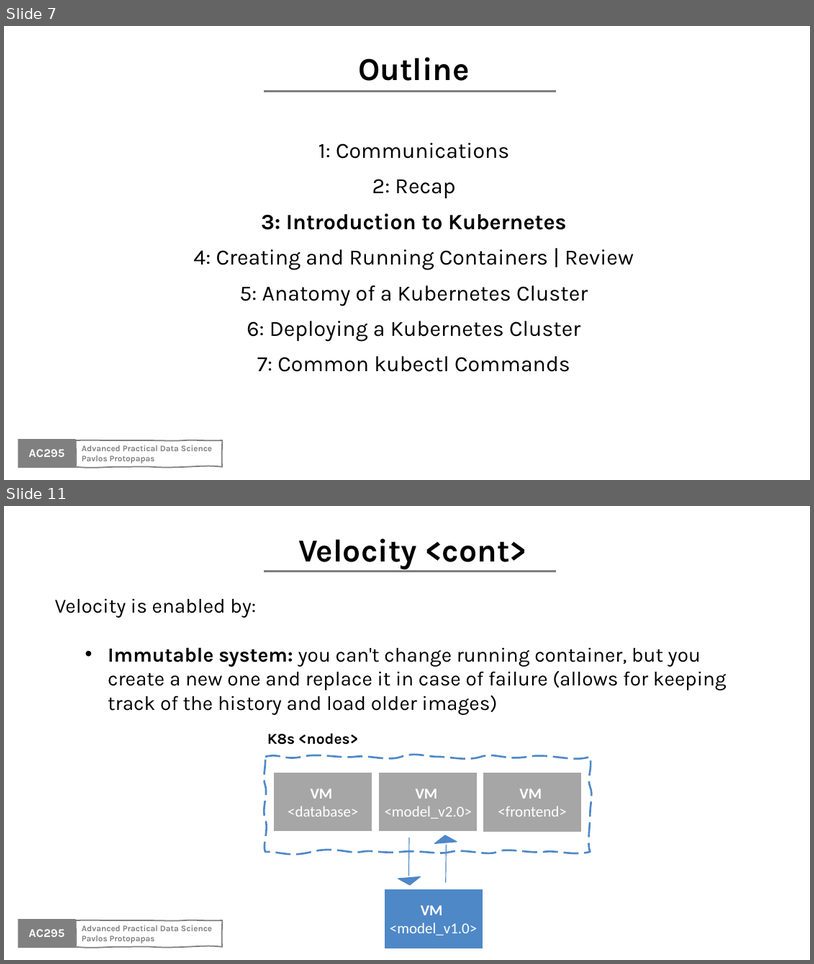
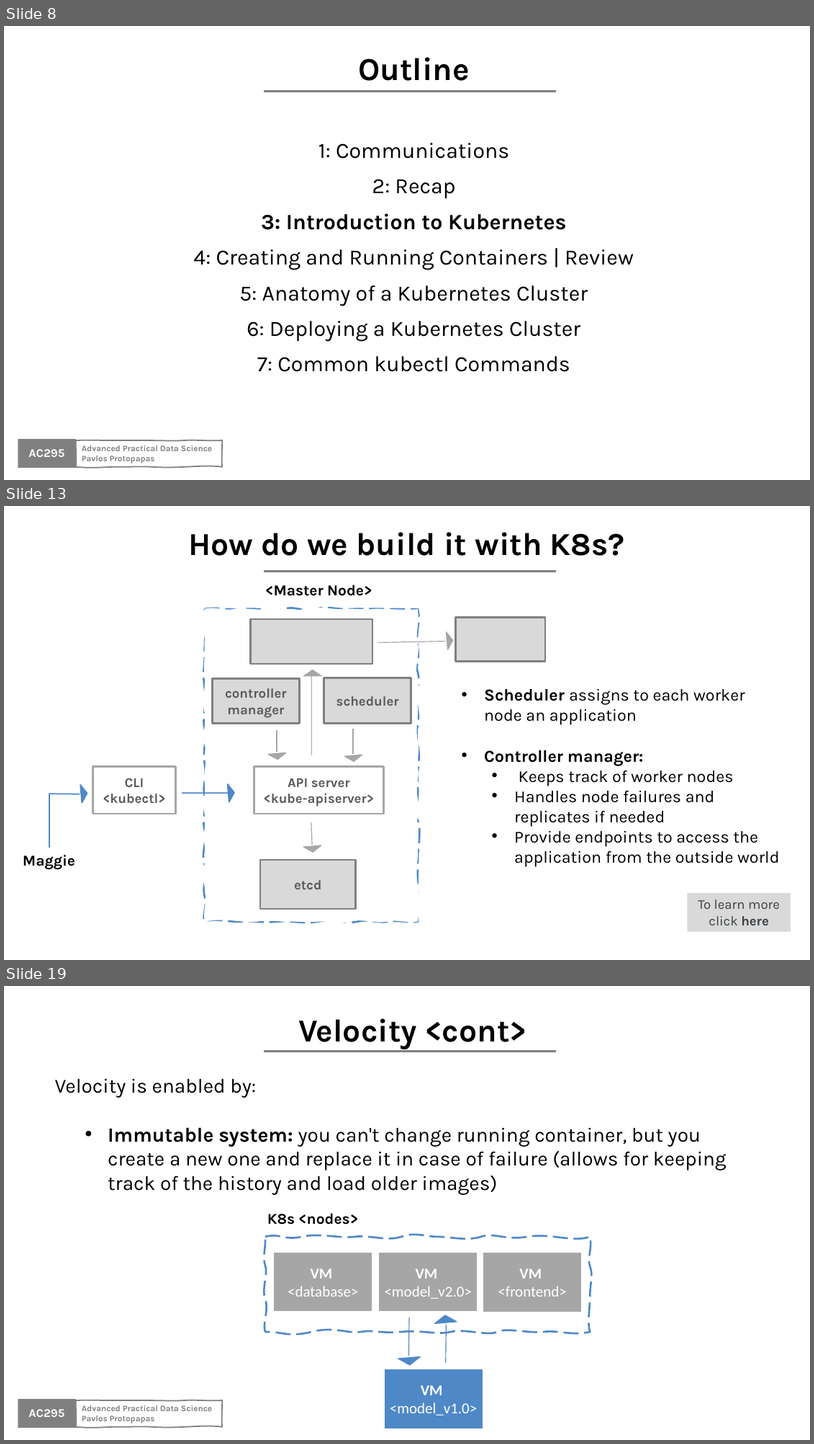
Before and after one commit to Harvard-IACS/2020F-AC295, a slide deck: content/lectures/lecture3/presentation/lecture3.pptx. Shown one above the other, each under a label of ours: slides 7 and 11 before the commit, slides 8, 13 and 19 after it; the slides between them are not shown. The pictures are 814x964 and 814x1444 pixels, drawn with LibreOffice and Linux fonts; fonts in the diff are those of the drawing; background and template pictures are left out. Boxes give left, top, right and bottom in pixels: in the first picture for what was removed or moved away, otherwise in the second. Text is boxed around its words. In the diff, an @@ line names an element or a change of style, - is before the commit and + after.

```diff
--- a/content/lectures/lecture3/presentation/lecture3.pptx
+++ b/content/lectures/lecture3/presentation/lecture3.pptx
@@ slide 13 added at (4,506,810,960), background #FFFFFF; not listed: 1 template element that a slide beside it also shows @@
@@ title added at (189,532,625,556), 38 pt, text #000000, bold @@
+How do we build it with K8s?
@@ group added at (205,584,546,921): 6 rectangles, 5 triangles, 5 lines, 1 freeform shape, 1 text @@
+API server
+<kube-apiserver>
+etcd
+controller manager
+scheduler
+<Master Node>
@@ text added at (484,689,780,866), 20 pt, text #000000 @@
+  • Scheduler assigns to each worker node an application
+  • Controller manager:
+    • Keeps track of worker nodes
+    • Handles node failures and replicates if needed
+    • Provide endpoints to access the application from the outside world
@@ group added at (23,766,235,870): 3 lines, 2 triangles, 1 rectangle, 1 text @@
+CLI
+<kubectl>
+Maggie
@@ rectangle added at (687,893,791,932), fill #D9D9D9, 16 pt, text #3A4044 @@
+To learn more click here
@@ what was slide 7 is now slide 8 @@
@@ what was slide 11 is now slide 19 @@
```
Also in this commit, not shown: 4 slides changed, 8 other slides added, 1 slide removed, 12 other files.
